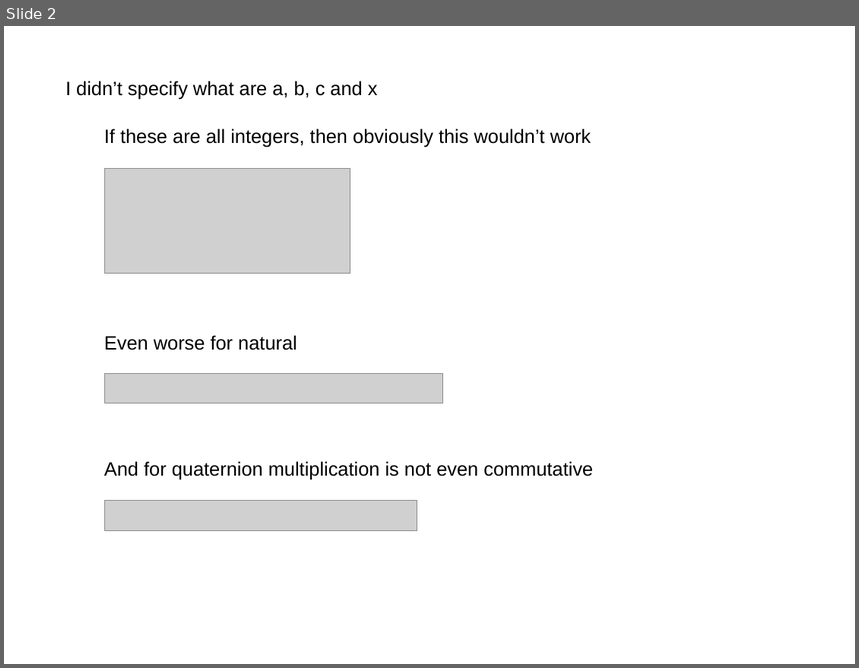
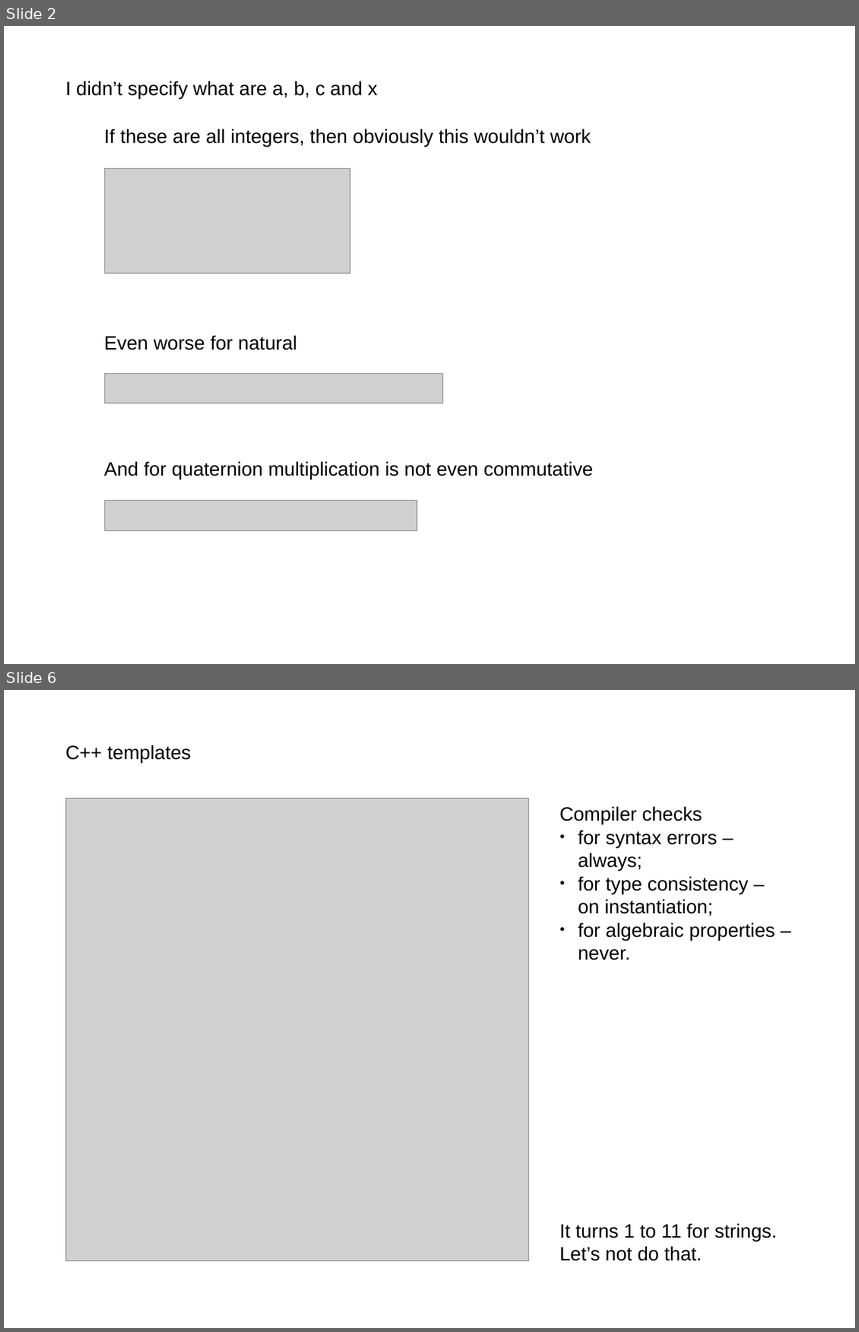
Before and after one commit to akalenuk/templates-experiments, a slide deck: templates.odp. Shown one above the other, each under a label of ours: slide 2 before the commit, slides 2 and 6 after it; the slides between them are not shown. The pictures are 859x668 and 859x1332 pixels, drawn with LibreOffice and Linux fonts; fonts in the diff are those of the drawing; grey boxes stand for pictures. Boxes give left, top, right and bottom in pixels: in the first picture for what was removed or moved away, otherwise in the second. Text is boxed around its words. In the diff, an @@ line names an element or a change of style, - is before the commit and + after.

Commit message:
function templates

```diff
--- a/templates.odp
+++ b/templates.odp
@@ slide 6 added at box(4, 690, 855, 1328), background #FFFFFF @@
@@ text added at box(66, 745, 191, 763), 18 pt, text #000000 @@
+C++ templates
@@ picture added at box(66, 798, 529, 1262) @@
@@ text added at box(560, 806, 775, 961), 18 pt, text #000000 @@
+Compiler checks
+● for syntax errors – always;
+● for type consistency – on instantiation;
+● for algebraic properties – never.
@@ text added at box(560, 1224, 777, 1262), 18 pt, text #000000 @@
+It turns 1 to 11 for strings.
+Let’s not do that.
```
Also in this commit, not shown: 3 other slides added, 2 other files.
